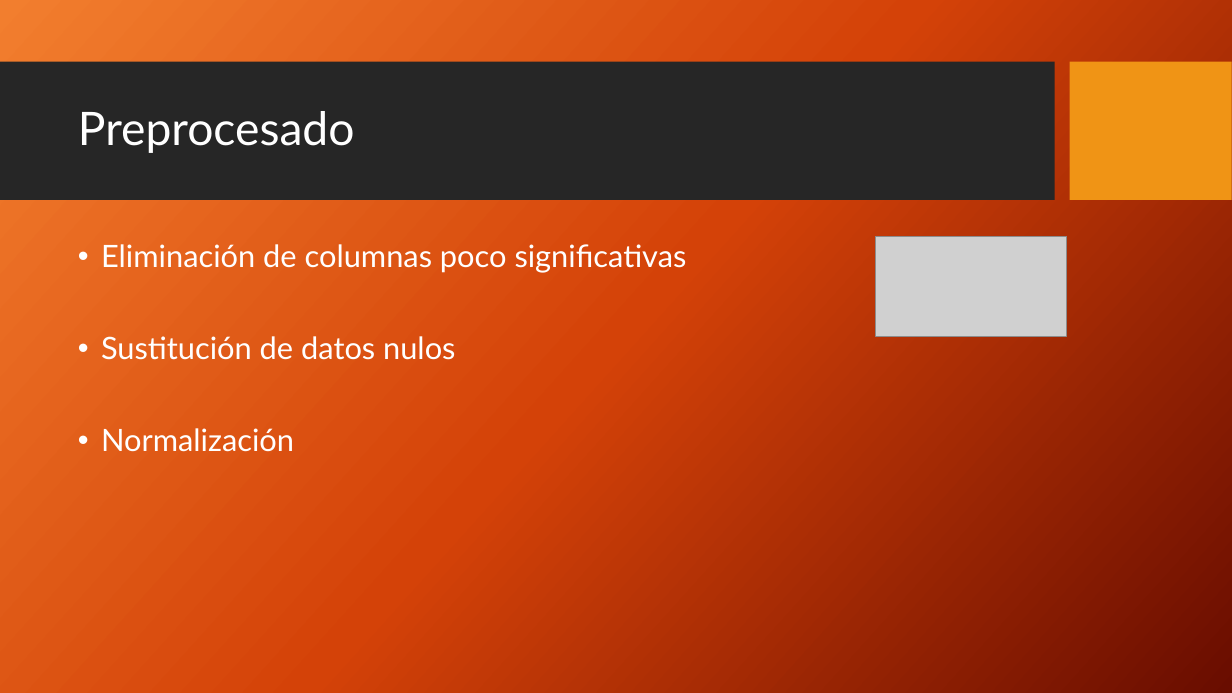
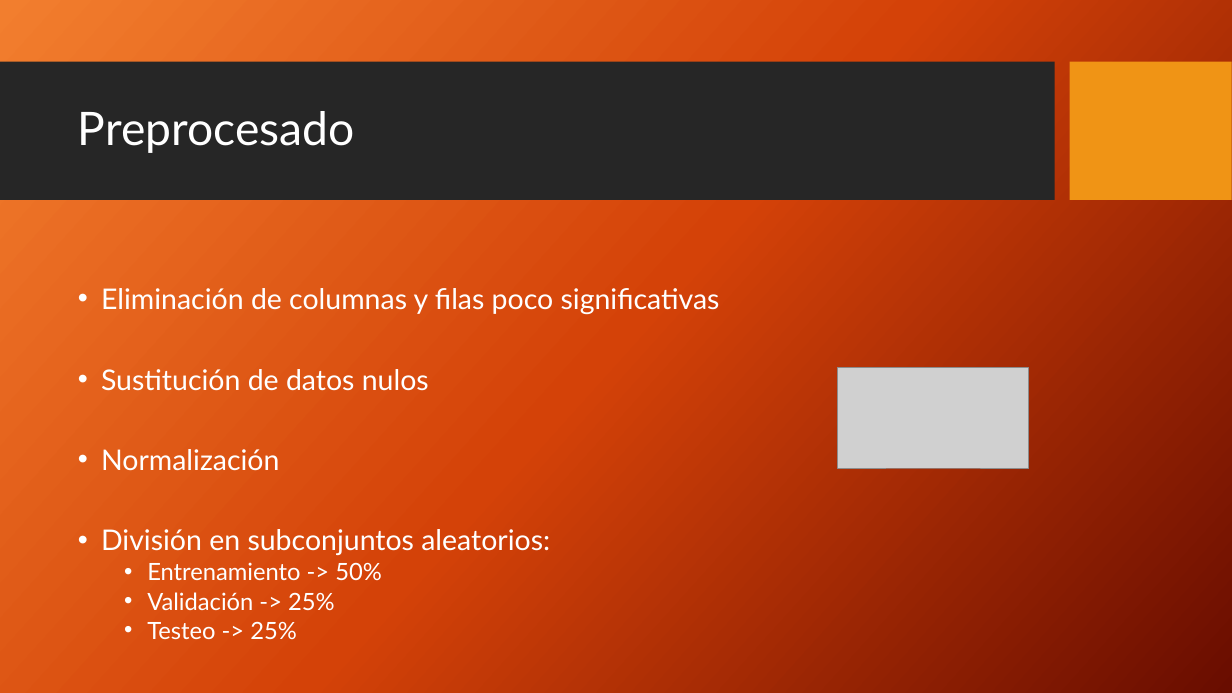
Before and after one commit to etsiiull/medicalpybrain, a slide deck: slide 8 of Informes/[Presentación]Detección de cáncer mediante redes neuronales artificiales.pptx (slide 6 before the commit). Drawn at 1232x693 pixels with LibreOffice and Linux fonts; fonts in the diff are those of the drawing; grey boxes stand for pictures; background and template pictures are left out. Boxes give left, top, right and bottom in pixels: in the first picture for what was removed or moved away, otherwise in the second. Text is boxed around its words. In the diff, an @@ line names an element or a change of style, - is before the commit and + after.

```diff
--- a/Informes/[Presentación]Detección de cáncer mediante redes neuronales artificiales.pptx
+++ b/Informes/[Presentación]Detección de cáncer mediante redes neuronales artificiales.pptx
@@ text at bbox=[101, 288, 720, 315]: text changed; size 24 to 22.2 pt @@
-• Eliminación de columnas poco significativas
+• Eliminación de columnas y filas poco significativas
@@ text at bbox=[101, 369, 429, 471]: size 24 to 22.2 pt in "Sustitución de datos nulos", "Normalización"; line spacing 0.9 to 0.8 @@
@@ picture: place and size @@
-picture at bbox=[876, 237, 1067, 336]
+picture at bbox=[838, 368, 1029, 468]
@@ text at bbox=[101, 529, 550, 639]: paragraphs added @@
+• División en subconjuntos aleatorios:
+  • Entrenamiento -> 50%
+  • Validación -> 25%
+  • Testeo -> 25%
```
Also in this commit, not shown: 11 other slides changed, 7 slides added, 1 slide removed.
